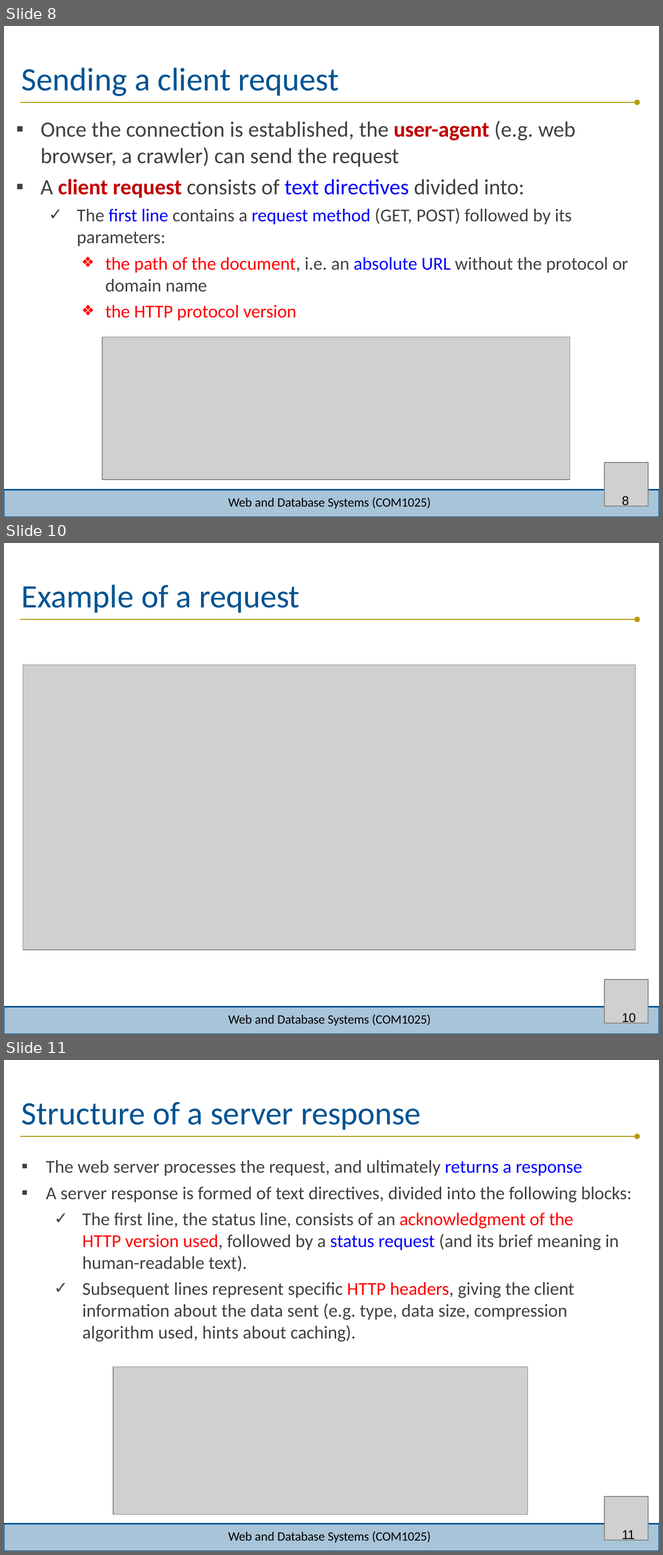
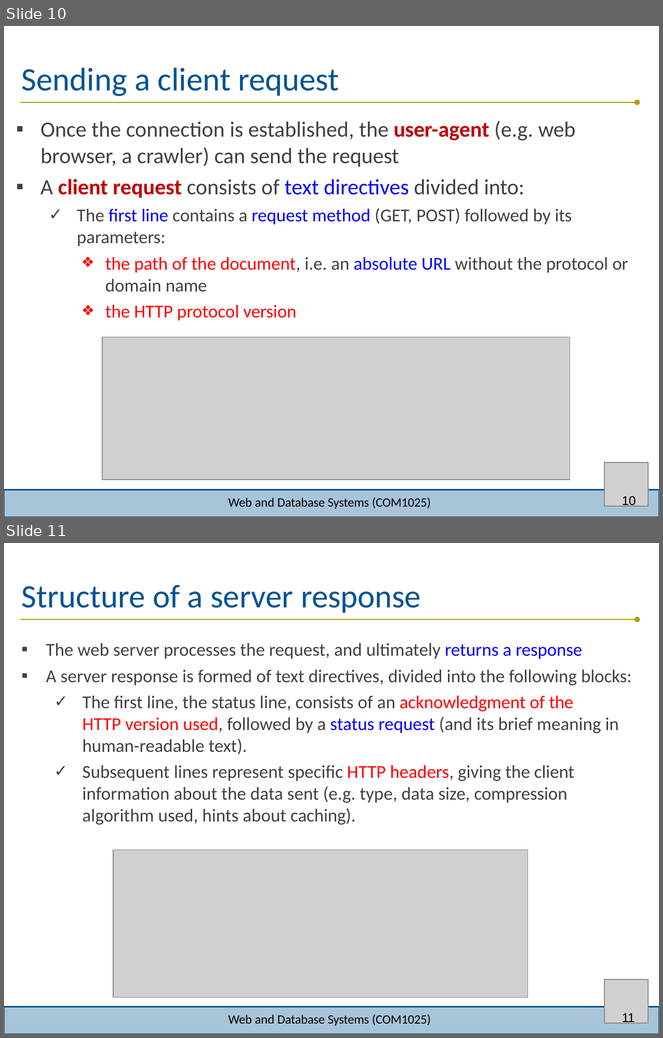
Before and after one commit to joeappleton18/WEB-AND-DATABASE-SYSTEMS, a slide deck: week-8/lecture/lecture.pptx. Shown one above the other, each under a label of ours: slides 8, 10 and 11 before the commit, slides 10 and 11 after it; the slides between them are not shown. The pictures are 663x1555 and 663x1038 pixels, drawn with LibreOffice and Linux fonts; fonts in the diff are those of the drawing; grey boxes stand for pictures; background and template pictures are left out. Boxes give left, top, right and bottom in pixels: in the first picture for what was removed or moved away, otherwise in the second. Text is boxed around its words. In the diff, an @@ line names an element or a change of style, - is before the commit and + after.

```diff
--- a/week-8/lecture/lecture.pptx
+++ b/week-8/lecture/lecture.pptx
@@ slide 10 removed at box(4, 543, 659, 1034), background #FFFFFF; not listed: 2 template elements that a slide beside it also shows @@
@@ title removed at box(22, 585, 300, 613) @@
-Example of a request
@@ freeform shape removed at box(21, 616, 640, 622) @@
@@ picture removed at box(23, 665, 636, 950) @@
@@ picture removed at box(605, 980, 649, 1024) @@
@@ text removed at box(228, 1015, 431, 1026) @@
-Web and Database Systems (COM1025)
@@ page number removed at box(622, 1014, 636, 1024) @@
-10
@@ what was slide 8 is now slide 10 @@
@@ page number at box(622, 497, 636, 507): text changed @@
-8
+10
```
Also in this commit, not shown: 19 slides changed, 6 other slides removed.
